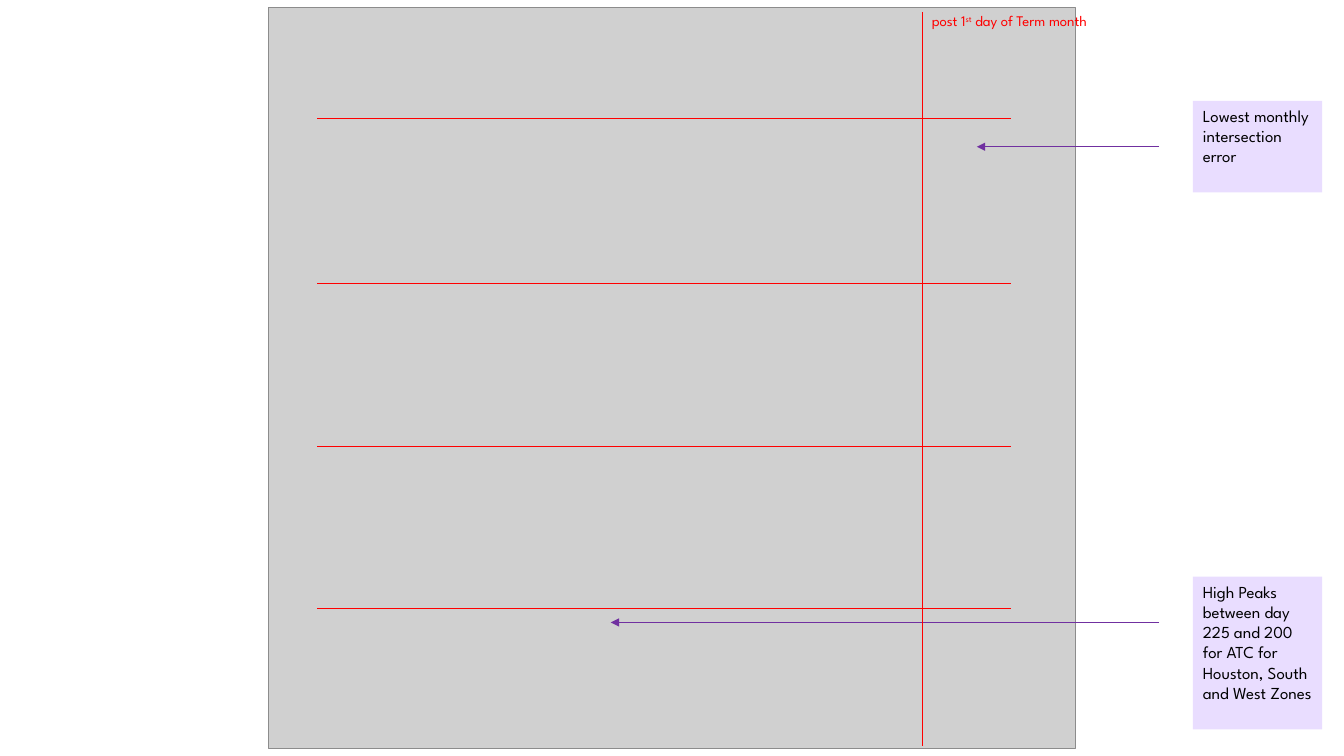
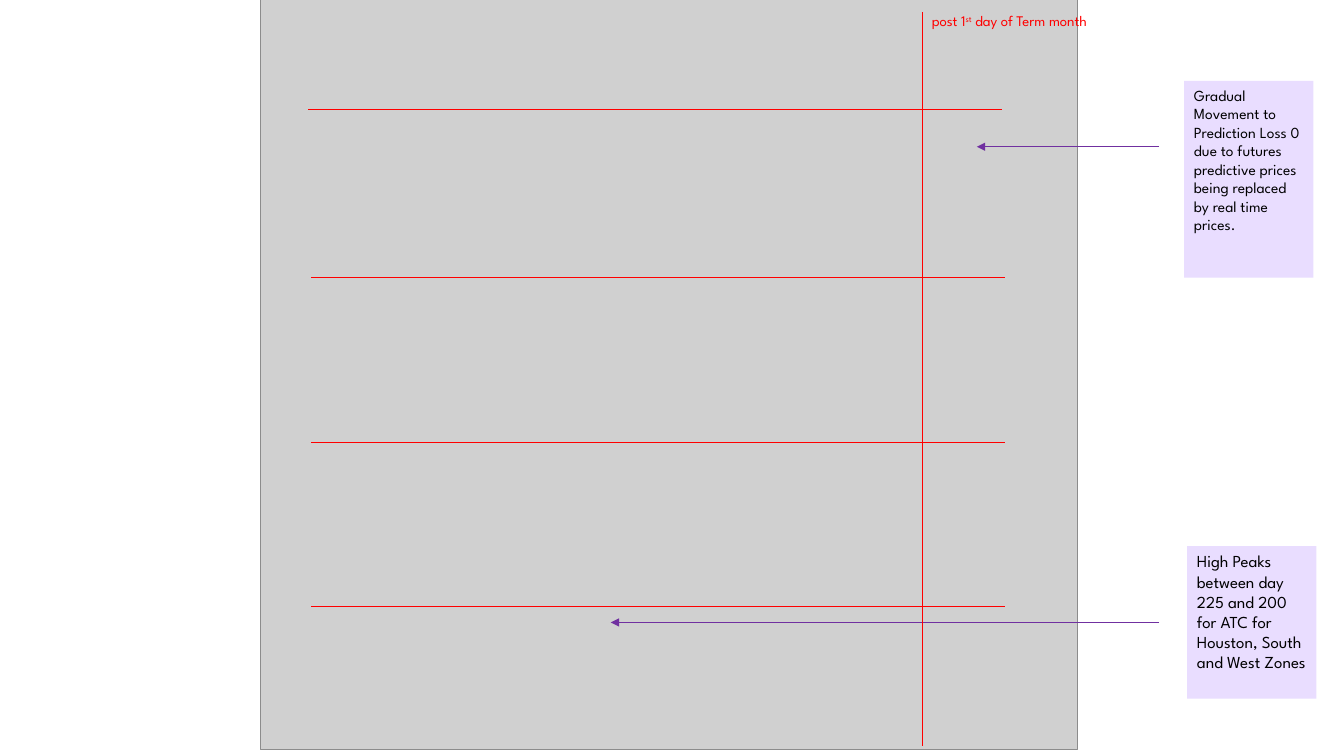
Before and after one commit to jiyoojeong/Nephila_Summer2020, a slide deck: slide 13 of renewables/ErcotForwards_Presentation.pptx (slide 11 before the commit). Drawn at 1344x756 pixels with LibreOffice and Linux fonts; fonts in the diff are those of the drawing; grey boxes stand for pictures. Boxes give left, top, right and bottom in pixels: in the first picture for what was removed or moved away, otherwise in the second. Text is boxed around its words. In the diff, an @@ line names an element or a change of style, - is before the commit and + after.

```diff
--- a/renewables/ErcotForwards_Presentation.pptx
+++ b/renewables/ErcotForwards_Presentation.pptx
@@ picture resized from (x1=269, y1=8, x2=1076, y2=749) to (x1=261, y1=0, x2=1079, y2=749) @@
@@ rectangle "Gradual Movement to Prediction Loss ..." resized from (x1=1193, y1=101, x2=1322, y2=193) to (x1=1185, y1=81, x2=1314, y2=277) @@
@@ line moved from (318, 119) - (1011, 119) to (309, 110) - (1002, 110) @@
@@ text in rectangle at (x1=1194, y1=90, x2=1300, y2=234): text changed; size 12 to 11 pt @@
-Lowest monthly intersection error
+Gradual Movement to Prediction Loss 0 due to futures predictive prices being replaced by real time prices.
@@ line moved from (318, 283) - (1011, 283) to (312, 277) - (1005, 277) @@
@@ line moved from (318, 447) - (1011, 447) to (312, 443) - (1005, 443) @@
@@ rectangle "High Peaks between day 225 ..." moved from (x1=1193, y1=577, x2=1322, y2=729) to (x1=1188, y1=546, x2=1317, y2=699) @@
@@ line moved from (318, 608) - (1011, 608) to (312, 607) - (1005, 607) @@
```
Also in this commit, not shown: 12 other slides changed, 20 slides added, 10 slides removed, 38 other files.
